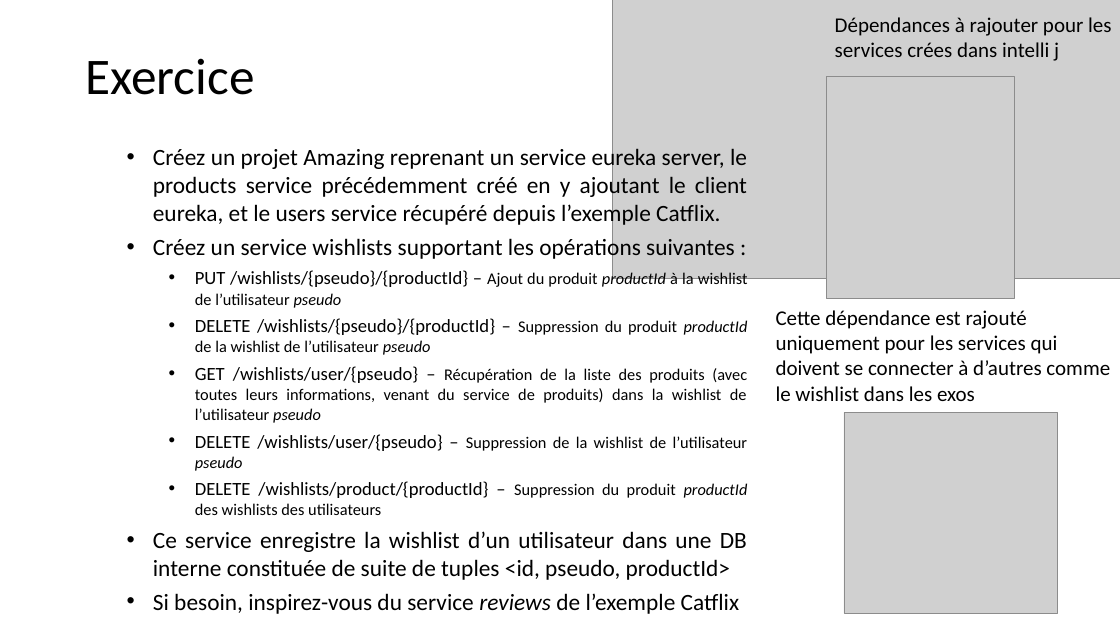
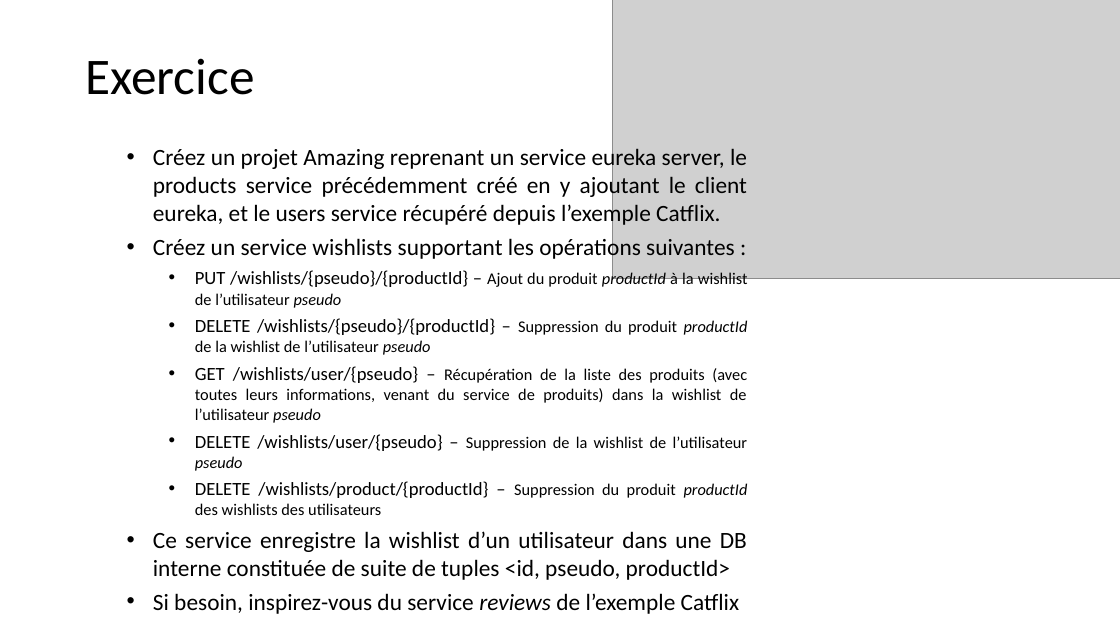
Before and after one commit to Dorcas2217/Spring, a slide deck: slide 23 of Présentation3.pptx. Drawn at 1120x630 pixels with LibreOffice and Linux fonts; fonts in the diff are those of the drawing; grey boxes stand for pictures. Boxes give left, top, right and bottom in pixels: in the first picture for what was removed or moved away, otherwise in the second. Text is boxed around its words. In the diff, an @@ line names an element or a change of style, - is before the commit and + after.

```diff
--- a/Présentation3.pptx
+++ b/Présentation3.pptx
@@ text removed at (835,17,1111,61) @@
-Dépendances à rajouter pour les services crées dans intelli j
@@ picture removed at (827,76,1014,299) @@
@@ text removed at (776,310,1110,401) @@
-Cette dépendance est rajouté uniquement pour les services qui doivent se connecter à d’autres comme le wishlist dans les exos
@@ picture removed at (844,413,1058,613) @@
```
Also in this commit, not shown: 5 other slides changed.
